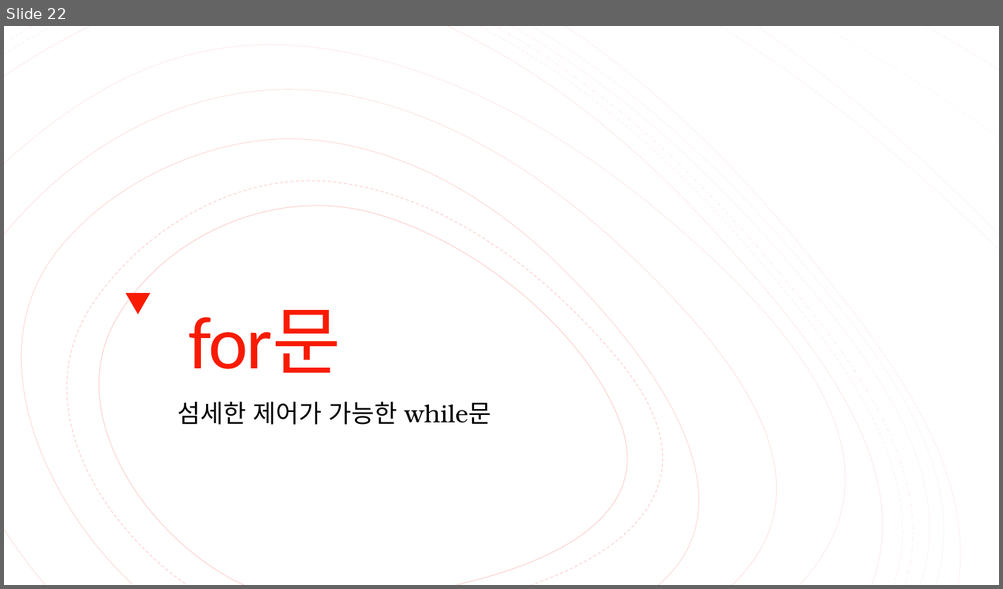
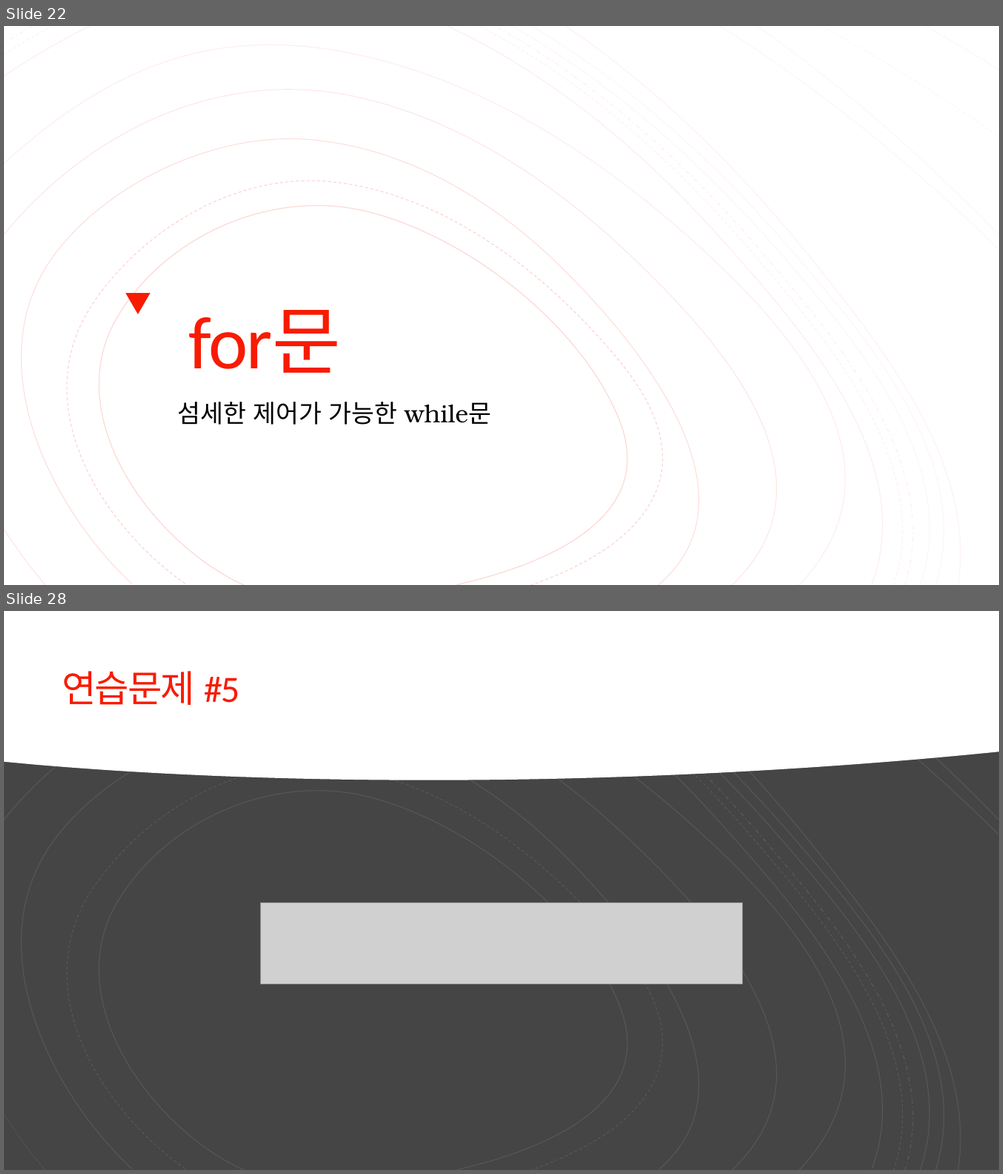
Before and after one commit to Valentine117/python_basic_class, a slide deck: 03장 프로그램의 구조를 쌓는다_제어문.pptx. Shown one above the other, each under a label of ours: slide 22 before the commit, slides 22 and 28 after it; the slides between them are not shown. The pictures are 1003x589 and 1003x1174 pixels, drawn with LibreOffice and Linux fonts; fonts in the diff are those of the drawing; grey boxes stand for pictures. Boxes give left, top, right and bottom in pixels: in the first picture for what was removed or moved away, otherwise in the second. Text is boxed around its words. In the diff, an @@ line names an element or a change of style, - is before the commit and + after.

```diff
--- a/03장 프로그램의 구조를 쌓는다_제어문.pptx
+++ b/03장 프로그램의 구조를 쌓는다_제어문.pptx
@@ slide 28 added at [4, 611, 999, 1170], background #454545 @@
@@ rectangle added at [4, 611, 999, 1170], fill #454545 @@
@@ freeform shape added at [4, 611, 999, 780], fill #FFFFFF @@
@@ group added at [4, 611, 997, 1170]: 16 freeform shapes @@
@@ group added at [4, 611, 999, 1170]: 19 freeform shapes @@
@@ title added at [62, 671, 239, 705], 36 pt, text #F81B02 @@
+연습문제 #5
@@ picture added at [261, 903, 743, 984] @@
```
Also in this commit, not shown: 6 slides changed, 1 other slide added, 2 slides removed.
